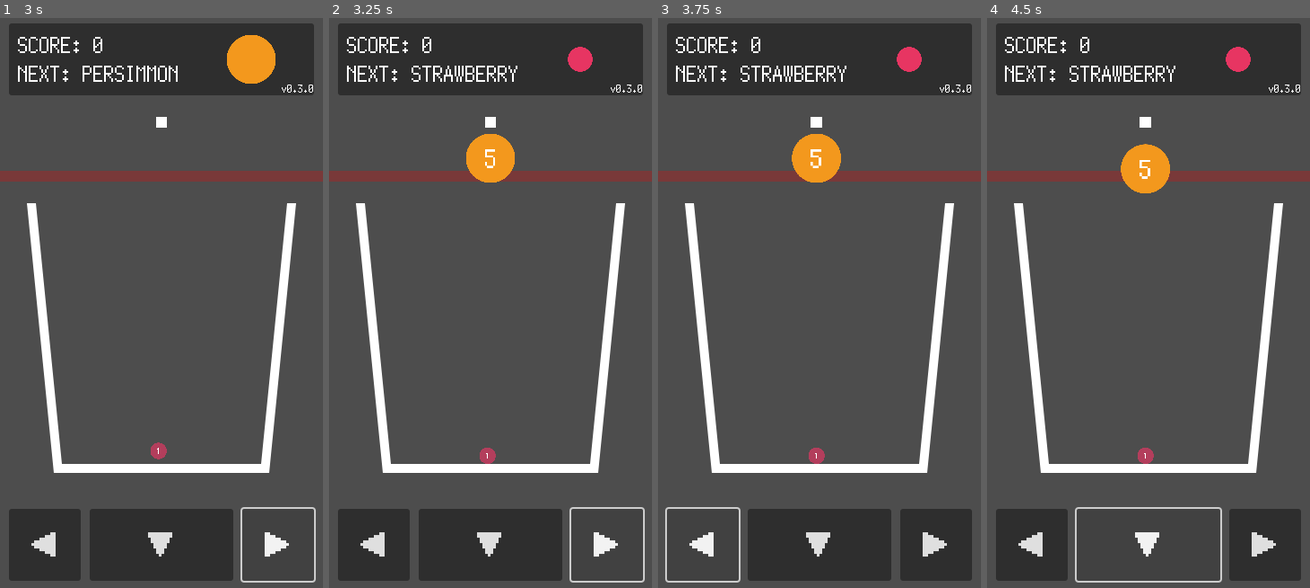
Above: before the commit, frames 1-4 (left to right).
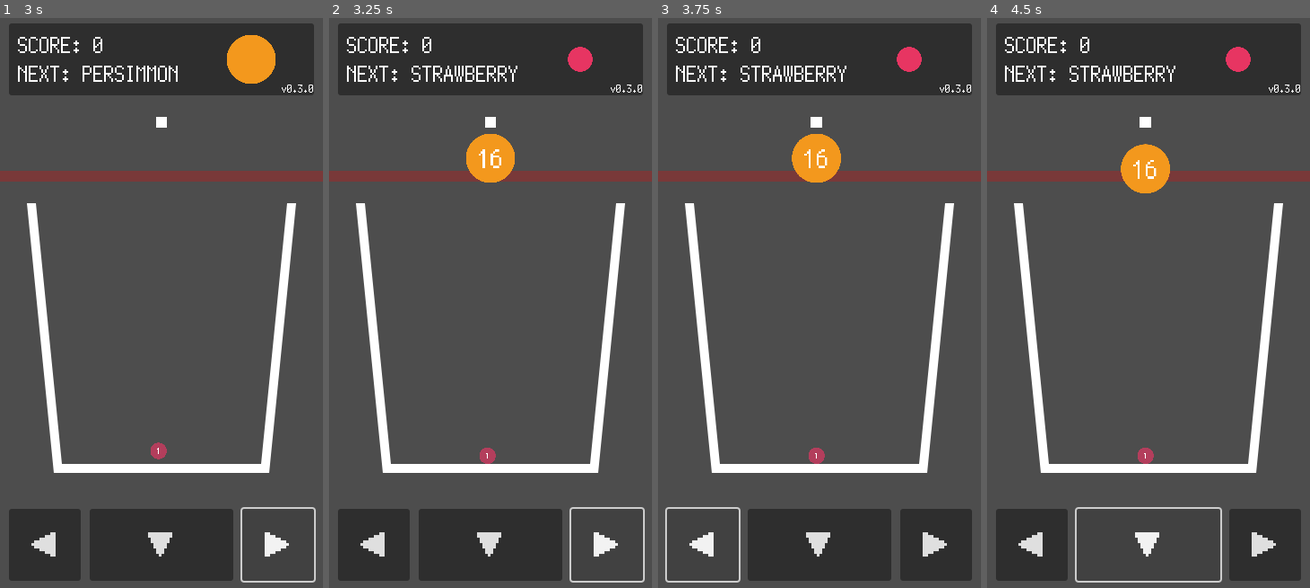
Above: after the commit, the same moments.

Repository: kamikoloss/fruits-puzzle
Game: Godot game, scene res://scenes/main.tscn
The game is run twice, just before and just after one commit, with the same random seed, the same clock (stepped at 60 frames per second) and the same inputs.
Inputs:
- Up to frame 1 (3 s): click "START" at 0.5 s; click "◀" at 1.25 s; click "▼" at 2 s; click "▶" at 2.75 s
- Up to frame 2 (3.25 s): no input
- Up to frame 3 (3.75 s): click "◀" at 3.5 s
- Up to frame 4 (4.5 s): click "▼" at 4.25 s

Frame 1 is identical in both runs. In frame 2, 0.1% of the frame differs, in the area x 46-54%, y 23-27%; in frame 3, 0.1%; in frame 4, 0.1%.

Commit message:
フルーツの中心に score を表示するようにした

Diff:
--- a/scenes/fruit.gd
+++ b/scenes/fruit.gd
@@ -30,7 +30,7 @@
 	type = _type
 	_data = Global.FRUIT_DATA[type]
 
-	_type_label.text = str(_type)
+	_type_label.text = str(_data["score"])
 
 	add_to_group("Fruit")
 
--- a/scenes/fruit.tscn
+++ b/scenes/fruit.tscn
@@ -35,7 +35,7 @@
 pivot_offset = Vector2(128, 128)
 theme_override_fonts/font = ExtResource("3_rfr41")
 theme_override_font_sizes/font_size = 128
-text = "99"
+text = "999"
 horizontal_alignment = 1
 vertical_alignment = 1
 
